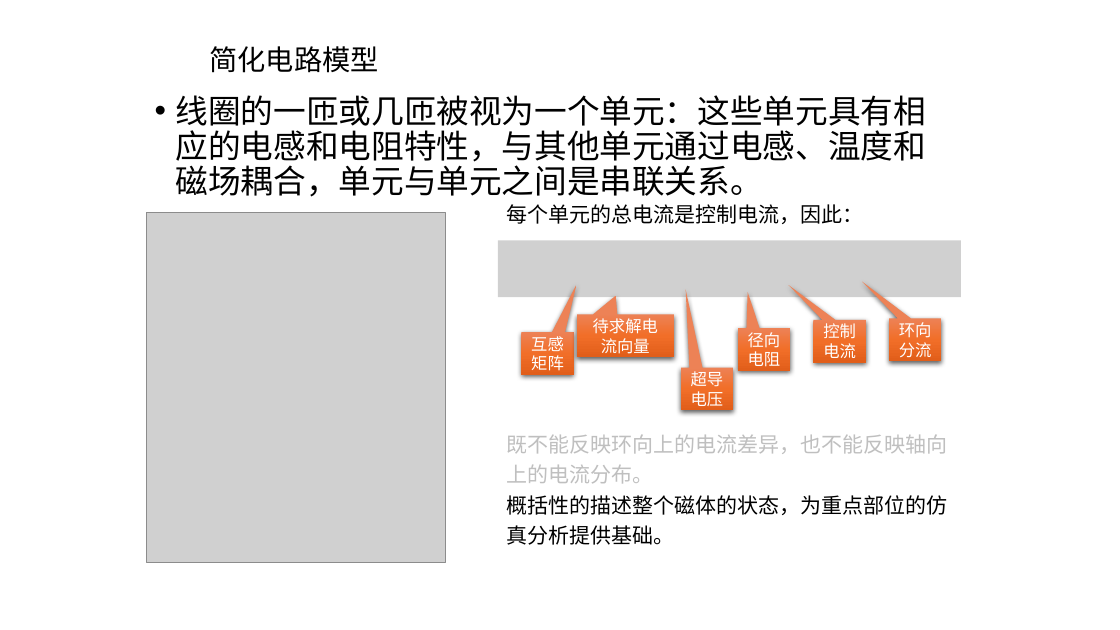
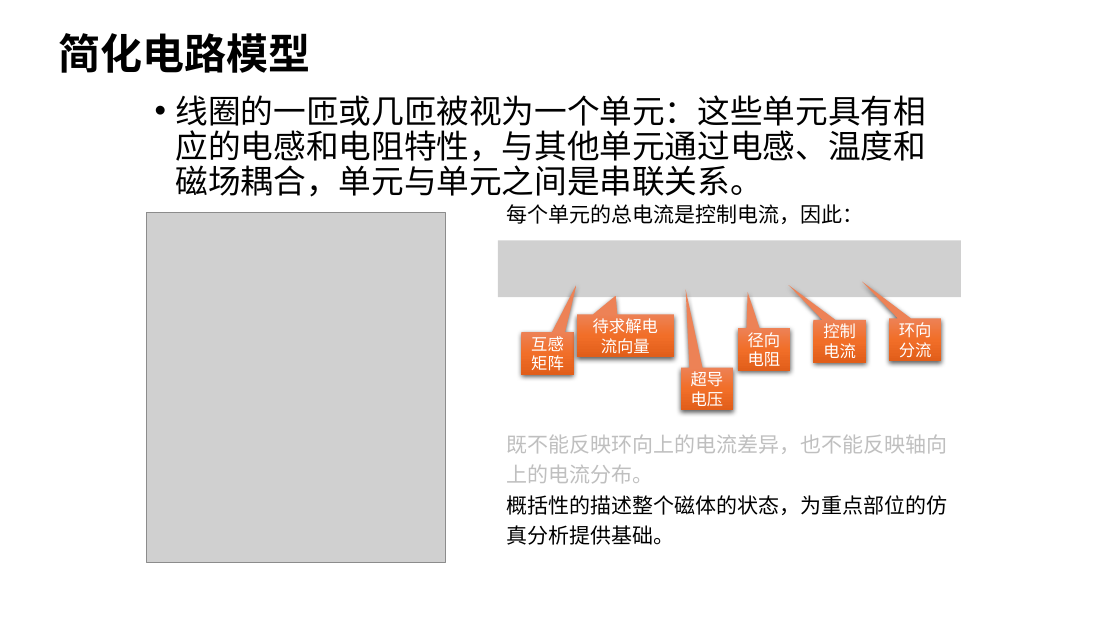
Before and after one commit to ql11/RR-coil-GC-model, a slide deck: slide 3 of 讲解.pptx. Drawn at 1120x630 pixels with LibreOffice and Linux fonts; fonts in the diff are those of the drawing; grey boxes stand for pictures. Boxes give left, top, right and bottom in pixels: in the first picture for what was removed or moved away, otherwise in the second. Text is boxed around its words. In the diff, an @@ line names an element or a change of style, - is before the commit and + after.

```diff
--- a/讲解.pptx
+++ b/讲解.pptx
@@ text "简化电路模型": place and size @@
-text "简化电路模型" at bbox=[209, 46, 378, 73]
+text "简化电路模型" at bbox=[58, 33, 310, 73]
@@ text "简化电路模型" at bbox=[58, 33, 310, 73]: size 24.2 to 36 pt, bold on; line spacing 0.7 to 0.9 @@
```
Also in this commit, not shown: 6 other slides changed.
